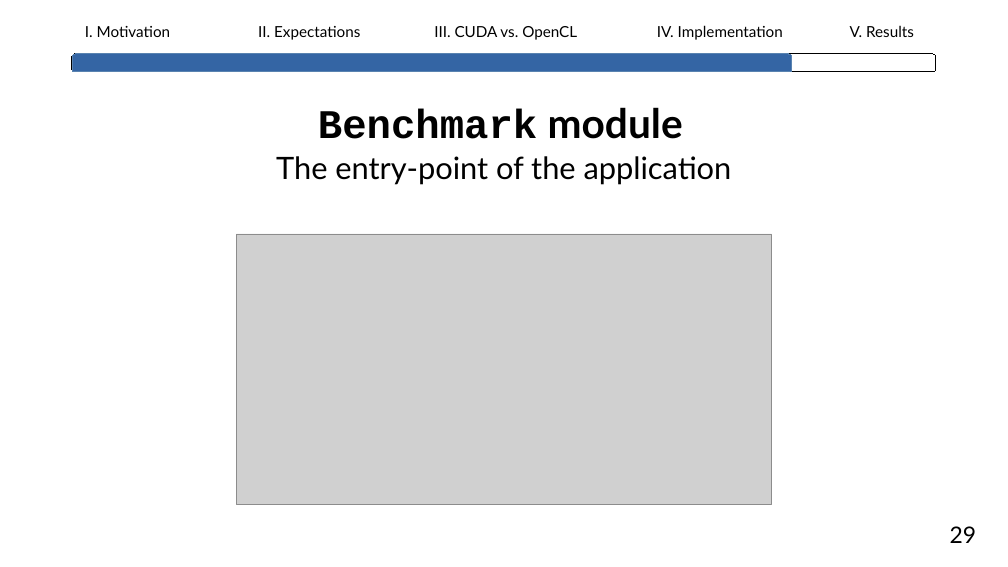
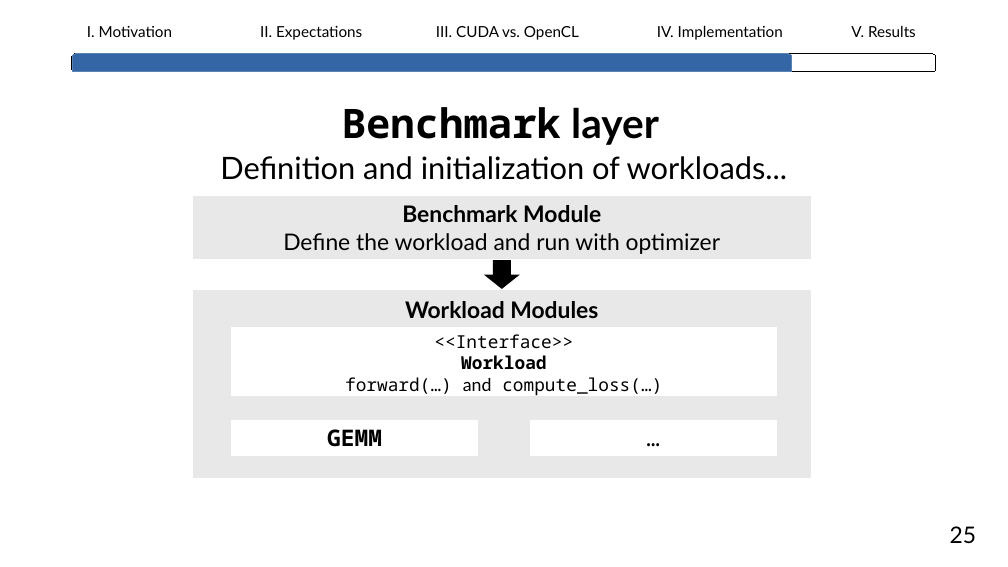
Before and after one commit to lhahner/opti-perf, a slide deck: slide 30 of docs/presentation/final-presentation.odp (slide 31 before the commit). Drawn at 1008x567 pixels with LibreOffice and Linux fonts; fonts in the diff are those of the drawing; grey boxes stand for pictures. Boxes give left, top, right and bottom in pixels: in the first picture for what was removed or moved away, otherwise in the second. Text is boxed around its words. In the diff, an @@ line names an element or a change of style, - is before the commit and + after.

```diff
--- a/docs/presentation/final-presentation.odp
+++ b/docs/presentation/final-presentation.odp
@@ title at [342,107,659,145]: text changed; font Courier New to Noto Sans Mono @@
-Benchmark module
+Benchmark layer
@@ text at [220,156,788,180]: text changed @@
-The entry-point of the application
+Definition and initialization of workloads...
@@ freeform shape added at [194,197,810,258], fill #E8E8E8, outline #E8E8E8 1.5 pt, 18 pt, text #000000 @@
+Benchmark Module
+Define the workload and run with optimizer
@@ picture removed at [237,234,772,505] @@
@@ freeform shape added at [484,261,520,289], fill #000000 @@
@@ freeform shape added at [194,291,810,477], fill #E8E8E8, outline #E8E8E8 1.5 pt, 18 pt, text #000000, bold @@
+Workload Modules
@@ freeform shape added at [230,327,778,397], fill #FFFFFF, outline #E8E8E8 1.5 pt, 14 pt, text #000000 @@
+<<Interface>>
+Workload
+forward(…) and compute_loss(…)
@@ freeform shape added at [230,419,479,457], fill #FFFFFF, outline #E8E8E8 1.5 pt, 18 pt, text #000000, bold @@
+GEMM
@@ freeform shape added at [529,419,778,457], fill #FFFFFF, outline #E8E8E8 1.5 pt, 18 pt, text #000000 @@
+…
@@ text at [950,526,977,544]: text changed @@
-29
+25
```
Also in this commit, not shown: 38 other slides changed, 5 slides added, 1 other file.
